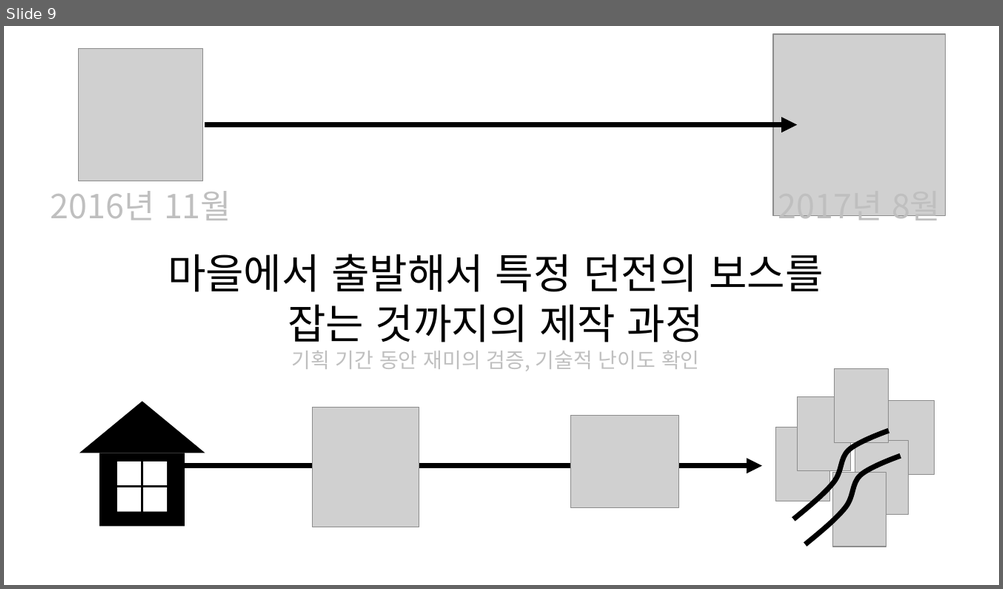
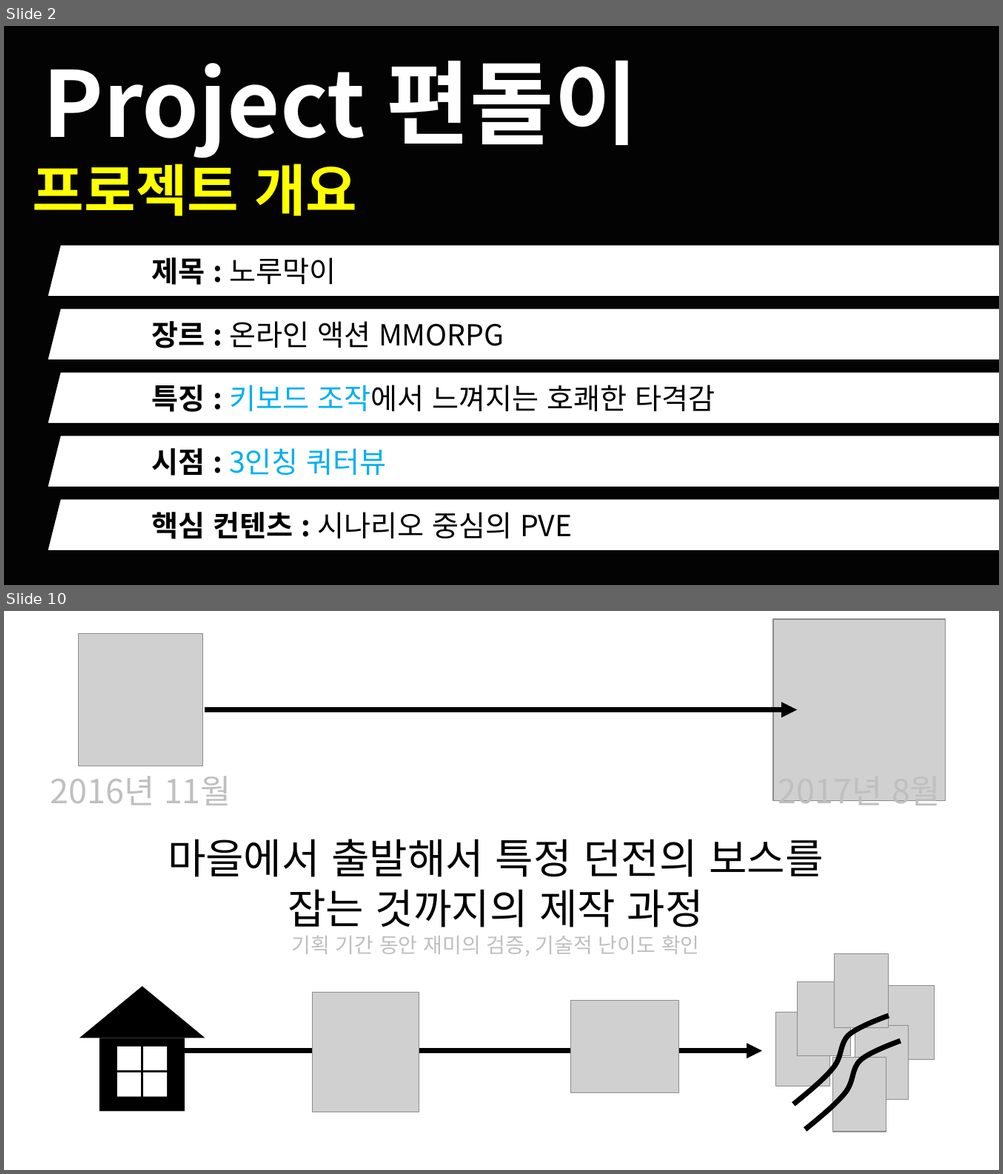
Before and after one commit to korleinster/gamebusdriver, a slide deck: documents/노루막이_김형준_신창섭_홍승필_허지훈.pptx. Shown one above the other, each under a label of ours: slide 9 before the commit, slides 2 and 10 after it; the slides between them are not shown. The pictures are 1003x589 and 1003x1174 pixels, drawn with LibreOffice and Linux fonts; fonts in the diff are those of the drawing; grey boxes stand for pictures; background and template pictures are left out. Boxes give left, top, right and bottom in pixels: in the first picture for what was removed or moved away, otherwise in the second. Text is boxed around its words. In the diff, an @@ line names an element or a change of style, - is before the commit and + after.

```diff
--- a/documents/노루막이_김형준_신창섭_홍승필_허지훈.pptx
+++ b/documents/노루막이_김형준_신창섭_홍승필_허지훈.pptx
@@ slide 2 added at [4,26,999,585], background #FFFFFF @@
@@ rectangle added at [4,26,999,585], fill #000000 @@
@@ text added at [33,60,637,216], 88 pt, text #FFFFFF, bold @@
+Project 편돌이
+프로젝트 개요
@@ parallelogram added at [47,245,999,297], fill #FFFFFF, outline #000000 1 pt, 28 pt, text #000000 @@
+제목 : 노루막이
@@ parallelogram added at [47,309,999,360], fill #FFFFFF, outline #000000 1 pt, 28 pt, text #000000 @@
+장르 : 온라인 액션 MMORPG
@@ parallelogram added at [47,372,999,423], fill #FFFFFF, outline #000000 1 pt, 28 pt, text #000000 @@
+특징 : 키보드 조작에서 느껴지는 호쾌한 타격감
@@ parallelogram added at [47,436,999,487], fill #FFFFFF, outline #000000 1 pt, 28 pt, text #00B0F0 @@
+시점 : 3인칭 쿼터뷰
@@ parallelogram added at [47,500,999,551], fill #FFFFFF, outline #000000 1 pt, 28 pt, text #000000 @@
+핵심 컨텐츠 : 시나리오 중심의 PVE
@@ what was slide 9 is now slide 10 @@
```
Also in this commit, not shown: 8 slides changed, 3 other slides added, 3 slides removed.
